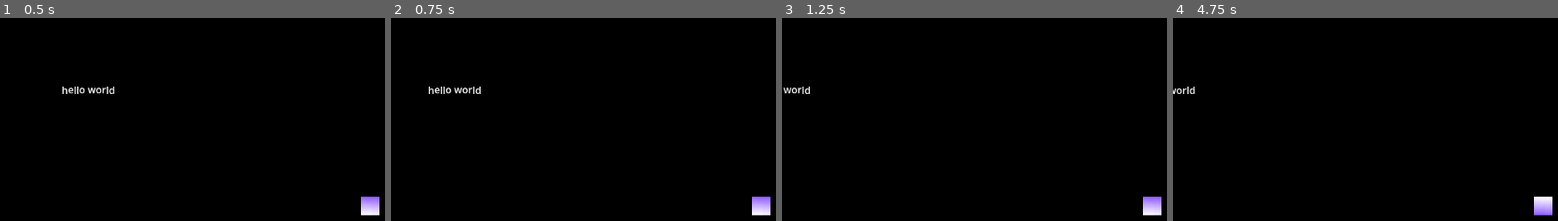
Above: before the commit, frames 1-4 (left to right).
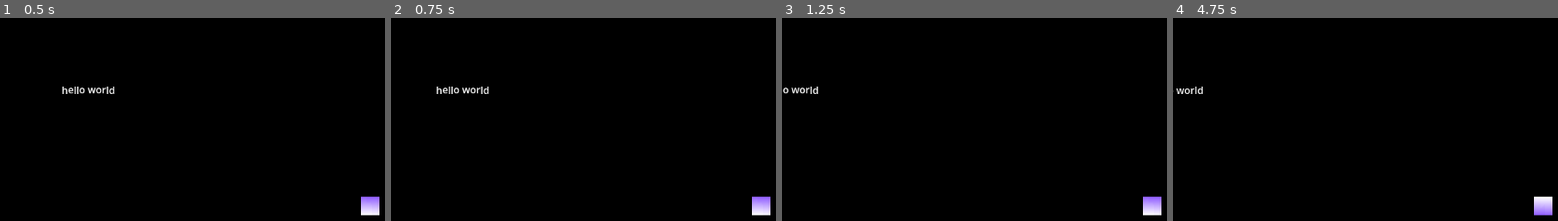
Above: after the commit, the same moments.

Repository: spdskatr/perplex-temple
Game: Godot game, scene res://scenes/main.tscn
The game is run twice, just before and just after one commit, with the same random seed, the same clock (stepped at 60 frames per second) and the same inputs.
Inputs:
- Up to frame 1 (0.5 s): no input
- Up to frame 2 (0.75 s): tap Enter (accept) at 0.5 s; hold Right (right) from 0.53 s (still down); hold Shift (shift) from 0.53 s (still down)
- Up to frame 3 (1.25 s): keep holding Right (right); keep holding Shift (shift)
- Up to frame 4 (4.75 s): tap Enter (accept) at 1.25, 2, 2.75, 2.85, 3.5, 4.25 s; release Right (right) at 1.28 s; release Shift (shift) at 1.28 s; hold Down (down) 1.28-2.03 s; tap Q (DecreaseVision) at 1.35 s; tap Shift (shift) at 1.55, 2.3, 3.05, 4.35 s; hold Right (right) 2.03-2.78 s; hold E (IncreaseVision) 2.03-2.78 s; hold Up (up) 2.78-3.53 s; hold Shift (shift) 3.53-4.28 s; hold Left (left) from 3.53 s (still down)

Frame 1 is identical in both runs. In frame 2, 0.4% of the frame differs, in the area x 9-26%, y 33-38%; in frame 3, 0.2%; in frame 4, 0.2%.

Commit message:
smoother movement and scuffed scene transitions

Diff:
--- a/scenes/scripts/player.gd
+++ b/scenes/scripts/player.gd
@@ -3,7 +3,9 @@
 @export var elements: Array[Element.TYPE] = []
 @export var speed: float = 500.0
 @export var walk_speed : float = 200.0
+@export var frozen: bool = false
 @export var light: PointLight2D
+var since_standing = 0.0
 
 func _ready() -> void:
 	var slider = get_tree().current_scene.get_node_or_null("HUD/SliderBox/HSlider")
@@ -34,24 +36,28 @@
 		$EyeArea/Occlude.occluder.polygon[3] = Vector2(cx - rad, cy + rad)
 		$EyeArea/Occlude.occluder.polygon[5] = Vector2(cx - rad, cy - rad)
 
-func get_input():
+func get_input(_delta):
 	var direction = Input.get_vector("left", "right", "up", "down")
 	var magnitude = direction.length()
 	if direction.length() > 0:
+		since_standing += _delta
 		direction = direction.normalized()
 		if not Input.is_action_pressed("shift") and magnitude == 1:
 			rotation = direction.angle()
+	else:
+		since_standing = 0
 
-	if Element_set.can_move(elements):
+	if not frozen and Element_set.can_move(elements):
+		var standing_mod = min(1, since_standing / 0.15)
 		if Input.is_action_pressed("shift"):
-			velocity = direction * walk_speed
+			velocity = direction * walk_speed * standing_mod
 		else:
-			velocity = direction * speed
+			velocity = direction * speed * standing_mod
 	else:
 		velocity = Vector2(0, 0)
 
 func _physics_process(_delta):
-	get_input()
+	get_input(_delta)
 	move_and_slide()
 
 func update_light():
--- a/scenes/scripts/test_spdskatr/level.gd
+++ b/scenes/scripts/test_spdskatr/level.gd
@@ -1,6 +1,6 @@
 extends Node2D
 
-@onready var player : CharacterBody2D = get_node("Player")
+@onready var player : CharacterBody2D = get_node("Level/Player")
 @onready var textbox : Panel = get_node("Dialogue/Panel")
 
 # Called when the node enters the scene tree for the first time.
@@ -18,7 +18,15 @@
 	textbox.queue_text("player", "I stepped on the pad!")
 	textbox.start_text()
 	print(body)
-	pass # Replace with function body.
+
+
+func with_blink(callback):
+	var blinking = func():
+		player.frozen = true
+		await $Level/Transition.transit()
+		callback.call()
+		player.frozen = false
+	return blinking
 
 
 func change_scene_to_main():
@@ -28,19 +36,19 @@
 func _on_door_1_body_entered(body: Node2D) -> void:
 	if body is CharacterBody2D:
 		# Teleport player to other side of door i guess
-		player.position = Vector2(180.0, 240.0)
+		with_blink(func(): player.position = Vector2(180.0, 240.0)).call_deferred()
 	pass # Replace with function body.
 
 
 func _on_door_2_body_entered(body: Node2D) -> void:
 	if body is CharacterBody2D:
-		player.position = Vector2(220.0, 20.0)
+		with_blink(func(): player.position = Vector2(220.0, 20.0)).call_deferred()
 	pass # Replace with function body.
 
 
 func _on_door_3_body_entered(body: Node2D) -> void:
 	if body is CharacterBody2D:
-		call_deferred("change_scene_to_main")
+		with_blink(change_scene_to_main).call_deferred()
 	pass # Replace with function body.
 
 
--- /dev/null
+++ b/scenes/scripts/transition.gd
@@ -0,0 +1,28 @@
+extends CanvasModulate
+
+const tot = 0.5
+var t = tot
+
+func linp(x, x1, x2, y1, y2):
+	return ((x - x1) * y2 + (x2 - x) * y1) / (x2 - x1)
+
+func _process(delta: float) -> void:
+	var a
+	t += delta
+	if 0 <= t and t <= tot:
+		if t <= 0.4 * tot:
+			a = linp(t / tot, 0, 0.4, 1, 0)
+		elif t <= 0.6 * tot:
+			a = 0
+		else:
+			a = linp(t / tot, 0.6, 1, 0, 1)
+		update(a)
+	else:
+		update(1)
+
+func update(a: float) -> void:
+	set_color(Color(a, a, a))
+
+func transit():
+	t = 0
+	await get_tree().create_timer(tot / 2).timeout
